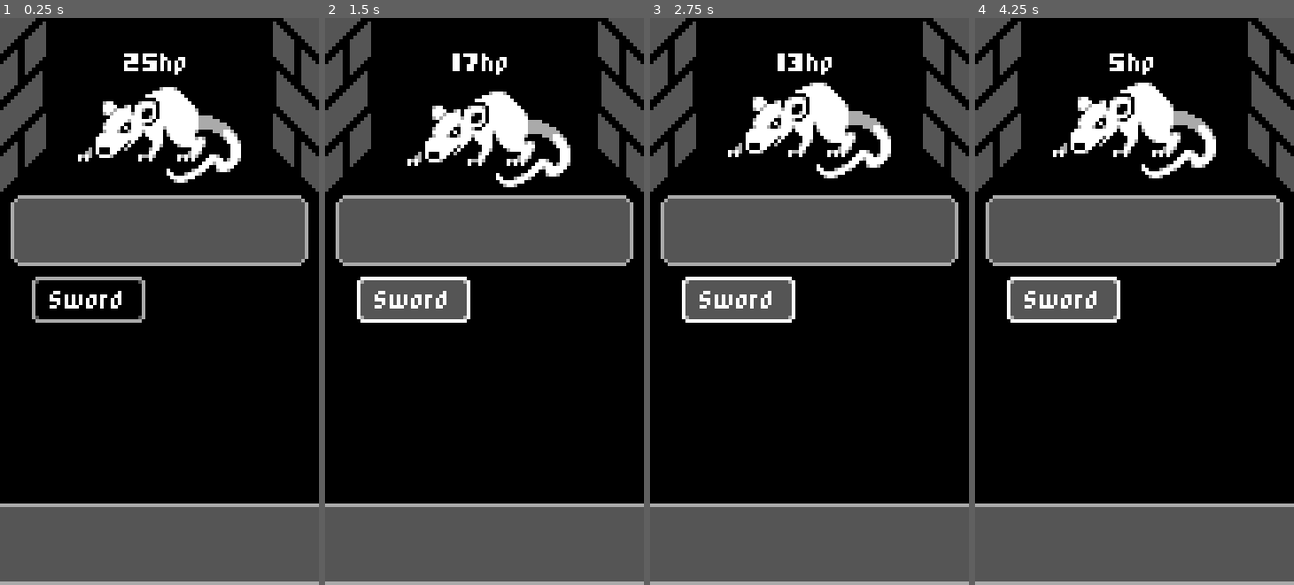
Above: before the commit, frames 1-4 (left to right).
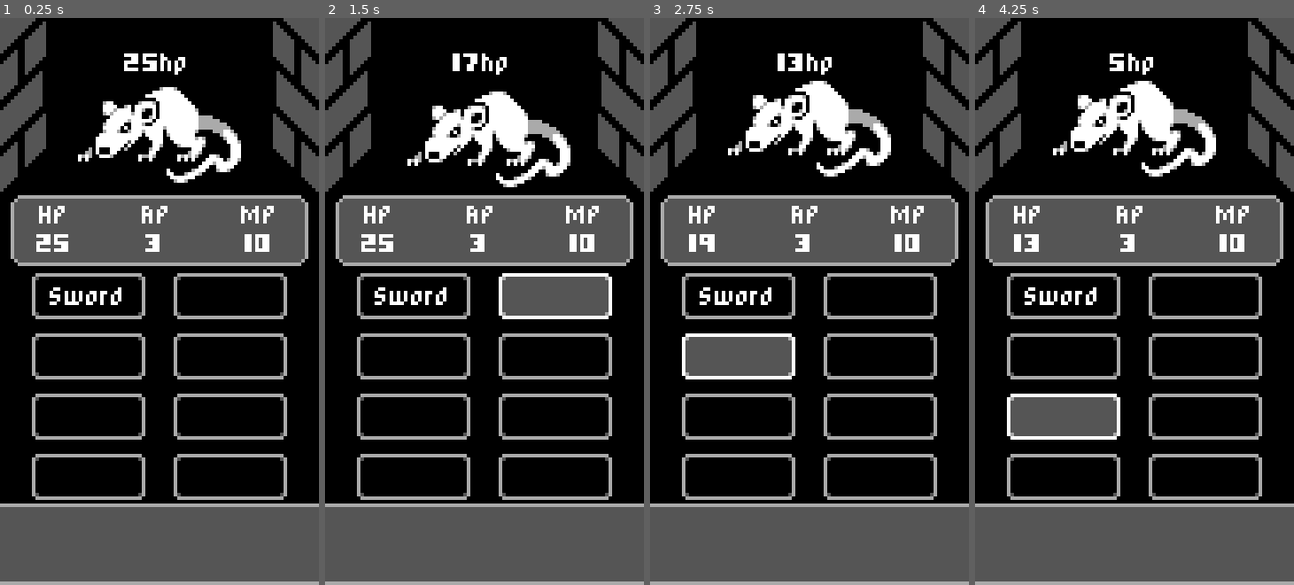
Above: after the commit, the same moments.

Repository: Bbubbee/CardPG
Game: Godot game, scene res://Scenes/battle.tscn
Same seed, same stepped clock (60 frames per second), same inputs: the game is played once before the commit and once after it.
Inputs (mouse positions are in pixels of both pictures, inside the frame that each line leads up to; where the layout moved, square brackets give the same spot in the first picture):
- Up to frame 1 (0.25 s): no input
- Up to frame 2 (1.5 s): click "Sword" at 0.5 s; click (554, 295) [414, 301] at 1.25 s
- Up to frame 3 (2.75 s): click (739, 358) [739, 301] at 2 s
- Up to frame 4 (4.25 s): click (1204, 358) [1064, 301] at 2.75 s; click (1064, 414) [1064, 301] at 3.5 s

The runs differ from the first frame. In frame 1, 6.3% of the frame differs, in the area x 10-90%, y 33-85%; in frame 2, 10%; in frame 3, 11%, in the area x 10-90%, y 11-85%; in frame 4, 11%.

Commit message:
add stats

Diff:
--- a/Assets/Themes/DefaultTheme.tres
+++ b/Assets/Themes/DefaultTheme.tres
@@ -1,9 +1,9 @@
 [gd_resource type="Theme" load_steps=7 format=3 uid="uid://20vsd7ysgdr1"]
 
-[ext_resource type="StyleBox" uid="uid://dc7xspv15bno4" path="res://Assets/Resources/Button9Frame.tres" id="1_giphq"]
 [ext_resource type="FontVariation" uid="uid://dg44tyfwlhfrd" path="res://Assets/Resources/DefaultFont.tres" id="1_oedww"]
-[ext_resource type="StyleBox" uid="uid://dlpsc24abvrh" path="res://Assets/Resources/Button9FrameHover.tres" id="2_coi7q"]
-[ext_resource type="StyleBox" uid="uid://buot0g2cp8fy8" path="res://Assets/Resources/Button9FramePressed.tres" id="3_islj5"]
+[ext_resource type="StyleBox" uid="uid://dc7xspv15bno4" path="res://Assets/Resources/Button9Slice.tres" id="1_tnupn"]
+[ext_resource type="StyleBox" uid="uid://dlpsc24abvrh" path="res://Assets/Resources/Button9SliceHover.tres" id="2_olhab"]
+[ext_resource type="StyleBox" uid="uid://buot0g2cp8fy8" path="res://Assets/Resources/Button9SlicePressed.tres" id="3_4jeqw"]
 [ext_resource type="StyleBox" uid="uid://delqqn7bv7rrp" path="res://Assets/Resources/Panel9Frame.tres" id="4_s5afr"]
 
 [sub_resource type="StyleBoxEmpty" id="StyleBoxEmpty_v5ini"]
@@ -17,11 +17,11 @@
 Button/colors/font_pressed_color = Color(0, 0, 0, 1)
 Button/colors/icon_hover_color = Color(1, 1, 1, 1)
 Button/colors/icon_pressed_color = Color(1, 1, 1, 1)
-Button/styles/disabled = ExtResource("1_giphq")
+Button/styles/disabled = ExtResource("1_tnupn")
 Button/styles/focus = SubResource("StyleBoxEmpty_v5ini")
-Button/styles/hover = ExtResource("2_coi7q")
-Button/styles/normal = ExtResource("1_giphq")
-Button/styles/pressed = ExtResource("3_islj5")
+Button/styles/hover = ExtResource("2_olhab")
+Button/styles/normal = ExtResource("1_tnupn")
+Button/styles/pressed = ExtResource("3_4jeqw")
 LineEdit/styles/focus = ExtResource("4_s5afr")
 LineEdit/styles/normal = ExtResource("4_s5afr")
 LineEdit/styles/read_only = ExtResource("4_s5afr")
--- a/Scenes/battle.tscn
+++ b/Scenes/battle.tscn
@@ -1,12 +1,17 @@
-[gd_scene load_steps=5 format=3 uid="uid://cy2ytcema5j74"]
+[gd_scene load_steps=7 format=3 uid="uid://cy2ytcema5j74"]
 
 [ext_resource type="Script" path="res://Scripts/battle.gd" id="1_amr2d"]
 [ext_resource type="Texture2D" uid="uid://dmdkxoucmmf5r" path="res://Assets/Images/Mobile RPG Mockup.png" id="1_ikiff"]
 [ext_resource type="Texture2D" uid="uid://dwkqq0vvjc80s" path="res://Assets/Images/Dungeon.png" id="1_ishl0"]
+[ext_resource type="Script" path="res://Scripts/PlayerStats.gd" id="2_aivef"]
 [ext_resource type="PackedScene" uid="uid://dim4havfaaoc0" path="res://Scenes/enemy.tscn" id="4_golvm"]
+[ext_resource type="Script" path="res://Scripts/StatsPanel.gd" id="6_i8yhs"]
 
 [node name="Battle" type="Node"]
 script = ExtResource("1_amr2d")
+
+[node name="PlayerStats" type="Node" parent="."]
+script = ExtResource("2_aivef")
 
 [node name="Dungeon" type="Sprite2D" parent="."]
 position = Vector2(45, 80)
@@ -37,15 +42,42 @@
 offset_top = 50.0
 offset_right = 87.0
 offset_bottom = 70.0
+script = ExtResource("6_i8yhs")
 
-[node name="SwordButton" type="Button" parent="UI"]
-layout_mode = 0
-offset_left = 9.0
-offset_top = 73.0
-offset_right = 41.0
-offset_bottom = 86.0
-text = "Sword
-"
+[node name="StatsContainer" type="HBoxContainer" parent="UI/StatsPanel"]
+layout_mode = 1
+anchors_preset = 15
+anchor_right = 1.0
+anchor_bottom = 1.0
+grow_horizontal = 2
+grow_vertical = 2
+
+[node name="HP" type="Label" parent="UI/StatsPanel/StatsContainer"]
+layout_mode = 2
+size_flags_horizontal = 3
+size_flags_vertical = 1
+text = "HP
+25"
+horizontal_alignment = 1
+vertical_alignment = 1
+
+[node name="AP" type="Label" parent="UI/StatsPanel/StatsContainer"]
+layout_mode = 2
+size_flags_horizontal = 3
+size_flags_vertical = 1
+text = "AP
+3"
+horizontal_alignment = 1
+vertical_alignment = 1
+
+[node name="MP" type="Label" parent="UI/StatsPanel/StatsContainer"]
+layout_mode = 2
+size_flags_horizontal = 3
+size_flags_vertical = 1
+text = "MP
+10"
+horizontal_alignment = 1
+vertical_alignment = 1
 
 [node name="TextboxPanel" type="Panel" parent="UI"]
 layout_mode = 0
@@ -54,5 +86,72 @@
 offset_right = 92.0
 offset_bottom = 160.0
 
+[node name="BattleActionButtons" type="GridContainer" parent="UI"]
+layout_mode = 0
+offset_left = 9.0
+offset_top = 72.0
+offset_right = 81.0
+offset_bottom = 136.0
+theme_override_constants/h_separation = 8
+columns = 2
+
+[node name="SwordButton" type="Button" parent="UI/BattleActionButtons"]
+custom_minimum_size = Vector2(32, 13)
+layout_mode = 2
+text = "Sword
+"
+
+[node name="SwordButton2" type="Button" parent="UI/BattleActionButtons"]
+custom_minimum_size = Vector2(32, 13)
+layout_mode = 2
+text = "
+"
+
+[node name="SwordButton3" type="Button" parent="UI/BattleActionButtons"]
+custom_minimum_size = Vector2(32, 13)
+layout_mode = 2
+text = "
+"
+
+[node name="SwordButton4" type="Button" parent="UI/BattleActionButtons"]
+custom_minimum_size = Vector2(32, 13)
+layout_mode = 2
+text = "
+"
+
+[node name="SwordButton5" type="Button" parent="UI/BattleActionButtons"]
+custom_minimum_size = Vector2(32, 13)
+layout_mode = 2
+text = "
+"
+
+[node name="SwordButton6" type="Button" parent="UI/BattleActionButtons"]
+custom_minimum_size = Vector2(32, 13)
+layout_mode = 2
+text = "
+"
+
+[node name="SwordButton7" type="Button" parent="UI/BattleActionButtons"]
+custom_minimum_size = Vector2(32, 13)
+layout_mode = 2
+text = "
+"
+
+[node name="SwordButton8" type="Button" parent="UI/BattleActionButtons"]
+custom_minimum_size = Vector2(32, 13)
+layout_mode = 2
+text = "
+"
+
+[connection signal="ap_changed" from="PlayerStats" to="UI/StatsPanel" method="_on_player_stats_ap_changed"]
+[connection signal="hp_changed" from="PlayerStats" to="UI/StatsPanel" method="_on_player_stats_hp_changed"]
+[connection signal="mp_changed" from="PlayerStats" to="UI/StatsPanel" method="_on_player_stats_mp_changed"]
 [connection signal="died" from="Enemy" to="." method="_on_enemy_died"]
-[connection signal="pressed" from="UI/SwordButton" to="." method="_on_sword_button_pressed"]
+[connection signal="pressed" from="UI/BattleActionButtons/SwordButton" to="." method="_on_sword_button_pressed"]
+[connection signal="pressed" from="UI/BattleActionButtons/SwordButton2" to="." method="_on_sword_button_pressed"]
+[connection signal="pressed" from="UI/BattleActionButtons/SwordButton3" to="." method="_on_sword_button_pressed"]
+[connection signal="pressed" from="UI/BattleActionButtons/SwordButton4" to="." method="_on_sword_button_pressed"]
+[connection signal="pressed" from="UI/BattleActionButtons/SwordButton5" to="." method="_on_sword_button_pressed"]
+[connection signal="pressed" from="UI/BattleActionButtons/SwordButton6" to="." method="_on_sword_button_pressed"]
+[connection signal="pressed" from="UI/BattleActionButtons/SwordButton7" to="." method="_on_sword_button_pressed"]
+[connection signal="pressed" from="UI/BattleActionButtons/SwordButton8" to="." method="_on_sword_button_pressed"]
--- a/Scenes/enemy.tscn
+++ b/Scenes/enemy.tscn
@@ -3,10 +3,9 @@
 [ext_resource type="Script" path="res://Scripts/Enemy.gd" id="1_qwbgn"]
 [ext_resource type="Texture2D" uid="uid://ypc0hl0s73cm" path="res://Assets/Images/Rat.png" id="2_y78ws"]
 
-[sub_resource type="Animation" id="Animation_yyqpm"]
-resource_name = "Shake"
-length = 0.2
-step = 0.05
+[sub_resource type="Animation" id="Animation_o417c"]
+resource_name = "Attack"
+length = 0.8
 tracks/0/type = "value"
 tracks/0/imported = false
 tracks/0/enabled = true
@@ -14,10 +13,10 @@
 tracks/0/interp = 1
 tracks/0/loop_wrap = true
 tracks/0/keys = {
-"times": PackedFloat32Array(0, 0.05, 0.1, 0.15, 0.2),
-"transitions": PackedFloat32Array(1, 1, 1, 1, 1),
+"times": PackedFloat32Array(0, 0.3, 0.4, 0.8),
+"transitions": PackedFloat32Array(1, 1, 1, 1),
 "update": 0,
-"values": [Vector2(0, 0), Vector2(-2, 2), Vector2(-2, -2), Vector2(2, 2), Vector2(0, 0)]
+"values": [Vector2(0, 0), Vector2(0, -2), Vector2(0, 5), Vector2(0, 0)]
 }
 
 [sub_resource type="Animation" id="Animation_edudm"]
@@ -35,9 +34,10 @@
 "values": [Vector2(0, 0)]
 }
 
-[sub_resource type="Animation" id="Animation_o417c"]
-resource_name = "Attack"
-length = 0.8
+[sub_resource type="Animation" id="Animation_yyqpm"]
+resource_name = "Shake"
+length = 0.2
+step = 0.05
 tracks/0/type = "value"
 tracks/0/imported = false
 tracks/0/enabled = true
@@ -45,10 +45,10 @@
 tracks/0/interp = 1
 tracks/0/loop_wrap = true
 tracks/0/keys = {
-"times": PackedFloat32Array(0, 0.3, 0.4, 0.8),
-"transitions": PackedFloat32Array(1, 1, 1, 1),
+"times": PackedFloat32Array(0, 0.05, 0.1, 0.15, 0.2),
+"transitions": PackedFloat32Array(1, 1, 1, 1, 1),
 "update": 0,
-"values": [Vector2(0, 0), Vector2(0, -2), Vector2(0, 5), Vector2(0, 0)]
+"values": [Vector2(0, 0), Vector2(-2, 2), Vector2(-2, -2), Vector2(2, 2), Vector2(0, 0)]
 }
 
 [sub_resource type="AnimationLibrary" id="AnimationLibrary_qcbya"]
--- a/Scripts/Enemy.gd
+++ b/Scripts/Enemy.gd
@@ -1,12 +1,14 @@
 extends Node2D
 
 signal died
+signal attack
 
 @onready var hp_label = $Label
 @onready var animation_player = $AnimationPlayer
 
 var hp = 25:
 	set = SetHp
+var attack_damage = 3
 
 func SetHp(new_hp):
 	hp = new_hp
@@ -18,5 +20,12 @@
 	else:
 		animation_player.play("Shake")
 		await animation_player.animation_finished
-		await get_tree().create_timer(0.25).timeout
+		await get_tree().create_timer(0.2).timeout
+
+		# Attack player
 		animation_player.play("Attack")
+		await animation_player.animation_finished
+
+		var battle_scene = get_tree().current_scene
+		var player = battle_scene.find_child("PlayerStats")
+		player.hp -= attack_damage
--- /dev/null
+++ b/Scripts/PlayerStats.gd
@@ -0,0 +1,28 @@
+extends Node
+
+signal end_turn
+signal hp_changed(val)
+signal ap_changed(val)
+signal mp_changed(val)
+
+var max_hp = 25
+var hp = max_hp:
+	set = SetHp
+var max_ap = 3
+var ap = max_ap:
+	set = SetAp
+var max_mp = 10
+var mp = max_mp:
+	set = SetMp
+
+func SetHp(new_hp):
+	hp = min(new_hp, max_hp)
+	emit_signal("hp_changed", hp)
+
+func SetAp(new_ap):
+	ap = min(new_ap, max_ap)
+	emit_signal("ap_changed", ap)
+
+func SetMp(new_mp):
+	mp = min(new_mp, max_mp)
+	emit_signal("mp_changed", mp)
--- /dev/null
+++ b/Scripts/StatsPanel.gd
@@ -0,0 +1,19 @@
+extends Panel
+
+@onready var hp_label = $StatsContainer/HP
+@onready var ap_label = $StatsContainer/AP
+@onready var mp_label = $StatsContainer/MP
+
+
+
+
+func _on_player_stats_ap_changed(val):
+	ap_label.text = "AP\n"+str(val)
+
+
+func _on_player_stats_hp_changed(val):
+	hp_label.text = "HP\n"+str(val)
+
+
+func _on_player_stats_mp_changed(val):
+	mp_label.text = "MP\n"+str(val)
--- a/Scripts/battle.gd
+++ b/Scripts/battle.gd
@@ -1,7 +1,7 @@
 extends Node
 
 @onready var enemy = $Enemy
-@onready var sword_button = $UI/SwordButton
+@onready var sword_button = $UI/BattleActionButtons/SwordButton
 
 func _on_sword_button_pressed():
 	if enemy != null:
Renamed: Assets/Resources/Button9Frame.tres -> Assets/Resources/Button9Slice.tres
Renamed: Assets/Resources/Button9FrameHover.tres -> Assets/Resources/Button9SliceHover.tres
Renamed: Assets/Resources/Button9FramePressed.tres -> Assets/Resources/Button9SlicePressed.tres
Not shown, added: Scenes/bat8AE5.tmp
Not shown, added: Scenes/bat9B02.tmp
